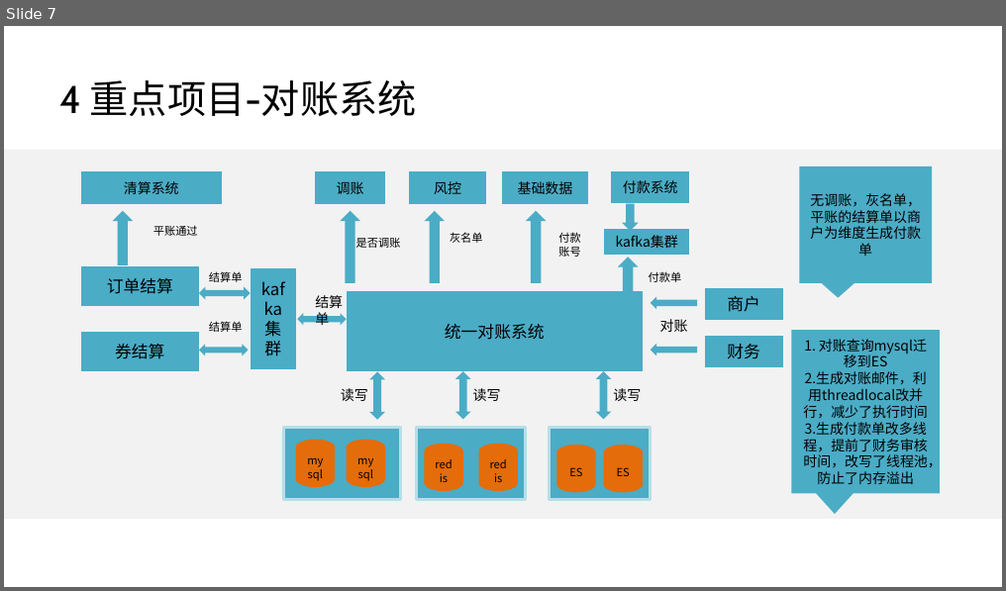
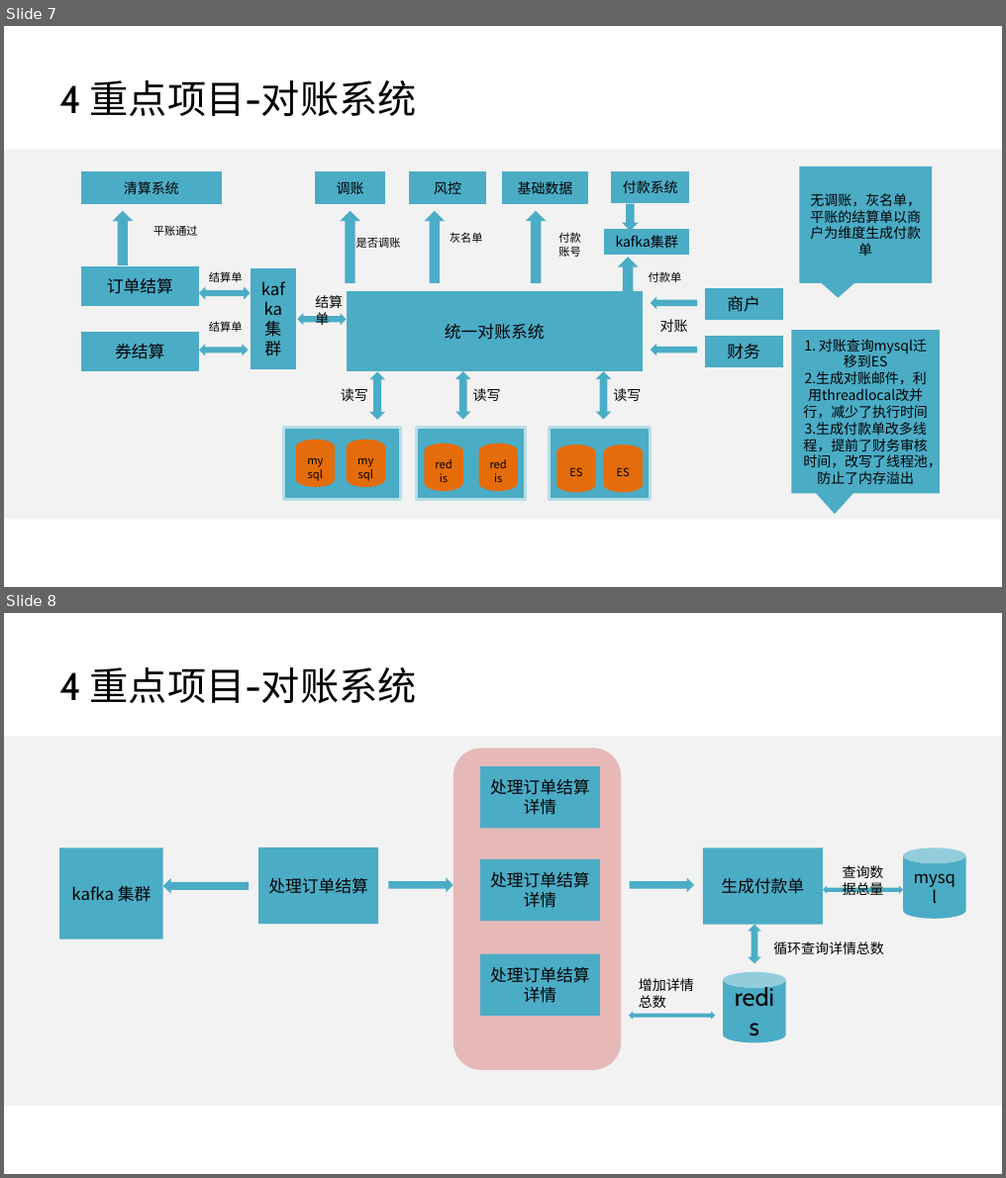
Before and after one commit to wl1990/disuser_wr, a slide deck: src/doc/职级评审_商城技术部-王雷.pptx. Shown one above the other, each under a label of ours: slide 7 before the commit, slides 7 and 8 after it. The pictures are 1006x591 and 1006x1178 pixels, drawn with LibreOffice and Linux fonts; fonts in the diff are those of the drawing; background and template pictures are left out. Boxes give left, top, right and bottom in pixels: in the first picture for what was removed or moved away, otherwise in the second. Text is boxed around its words. In the diff, an @@ line names an element or a change of style, - is before the commit and + after.

```diff
--- a/src/doc/职级评审_商城技术部-王雷.pptx
+++ b/src/doc/职级评审_商城技术部-王雷.pptx
@@ slide 8 added at (4,613,1002,1174), background #FFFFFF; not listed: 1 template element that a slide beside it also shows @@
@@ title added at (59,667,417,703), 28 pt, text #000000 @@
+4 重点项目-对账系统
@@ group added at (453,748,621,1070): 3 rectangles, 1 rounded rectangle @@
+处理订单结算详情
+处理订单结算详情
+处理订单结算详情
@@ rectangle added at (59,848,163,940), fill #4BACC6, 12 pt, text #000000 @@
+kafka 集群
@@ rectangle added at (258,848,378,924), fill #4BACC6, 12 pt, text #000000 @@
+处理订单结算
@@ rectangle added at (703,848,823,924), fill #4BACC6, 12 pt, text #000000 @@
+生成付款单
@@ cylinder added at (903,848,966,918), fill #4BACC6, 12 pt, text #000000 @@
+mysql
@@ left arrow added at (162,878,249,894), fill #4BACC6 @@
@@ left arrow added at (388,877,453,892), fill #4BACC6 @@
@@ left arrow added at (630,877,695,892), fill #4BACC6 @@
@@ text added at (843,865,884,898), 10 pt, text #000000 @@
+查询数据总量
@@ left right arrow added at (823,885,902,893), fill #4BACC6 @@
@@ up down arrow added at (747,924,760,963), fill #4BACC6 @@
@@ text added at (773,942,884,955), 10 pt, text #000000 @@
+循环查询详情总数
@@ text added at (639,978,694,1008), 10 pt, text #000000 @@
+增加详情总数
@@ cylinder added at (723,972,785,1043), fill #4BACC6, 18 pt, text #000000 @@
+redis
@@ left right arrow added at (629,1011,716,1019), fill #4BACC6 @@
```
Also in this commit, not shown: 1 slide changed.
